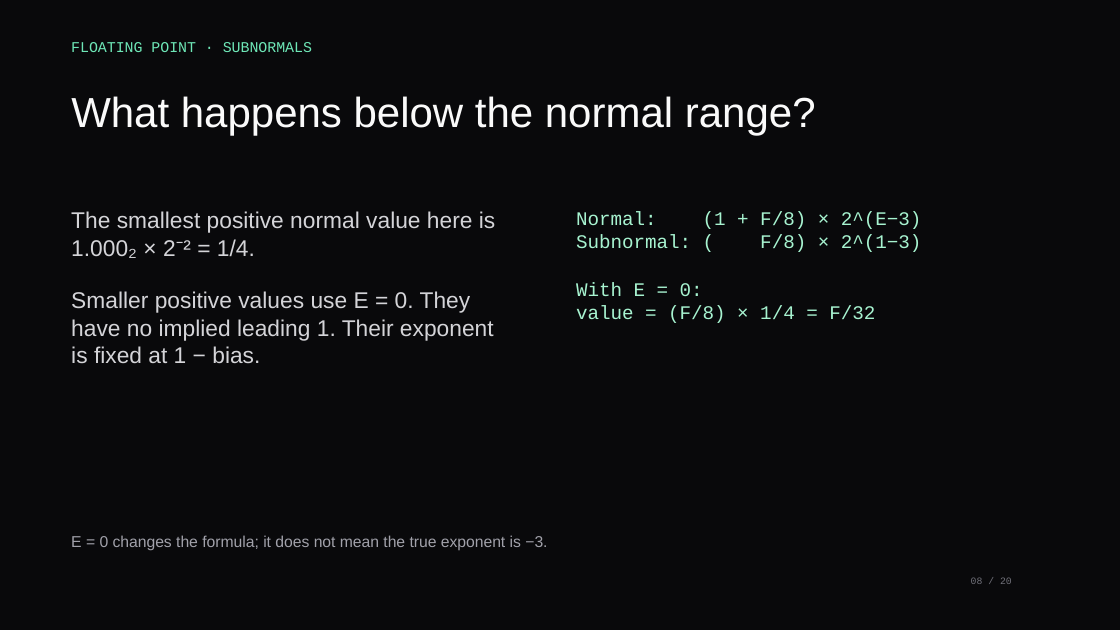
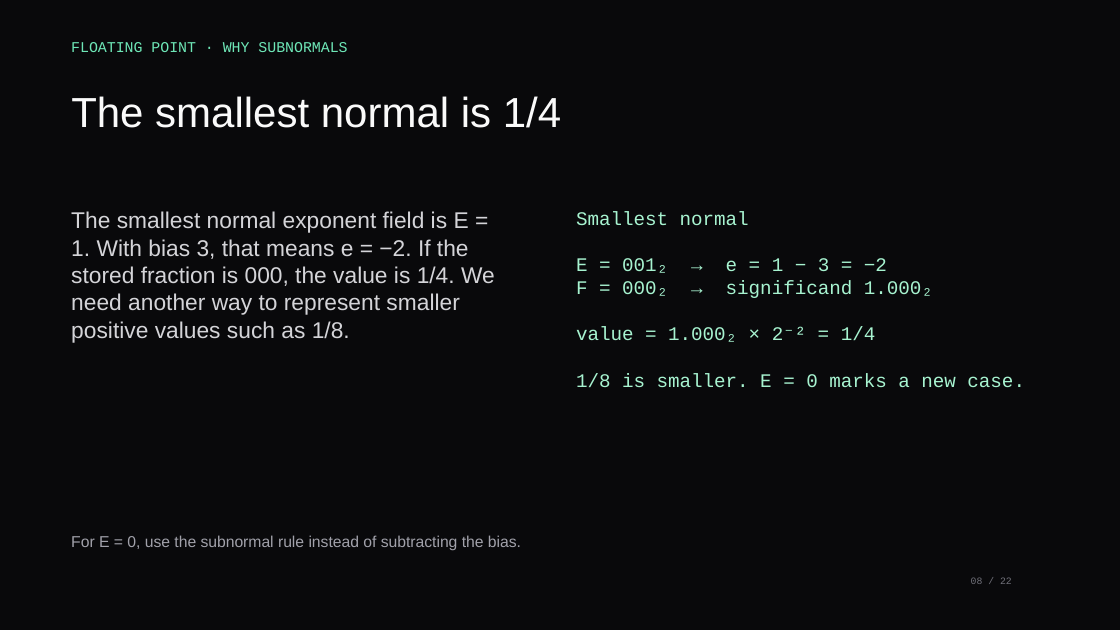
Before and after one commit to xsebby/portfolio, a slide deck: slide 8 of public/presentations/CS211_Recitation_3.pptx. Drawn at 1120x630 pixels with LibreOffice and Linux fonts; fonts in the diff are those of the drawing. Boxes give left, top, right and bottom in pixels: in the first picture for what was removed or moved away, otherwise in the second. Text is boxed around its words. In the diff, an @@ line names an element or a change of style, - is before the commit and + after.

Commit message:
Clarify exponent bias and subnormal values

```diff
--- a/public/presentations/CS211_Recitation_3.pptx
+++ b/public/presentations/CS211_Recitation_3.pptx
@@ text at [71, 42, 347, 52]: text changed @@
-FLOATING POINT · SUBNORMALS
+FLOATING POINT · WHY SUBNORMALS
@@ text at [71, 96, 561, 128]: text changed @@
-What happens below the normal range?
+The smallest normal is 1/4
@@ text at [71, 211, 495, 343]: text changed @@
-The smallest positive normal value here is 1.000₂ × 2⁻² = 1/4.
-Smaller positive values use E = 0. They have no implied leading 1. Their exponent is fixed at 1 − bias.
+The smallest normal exponent field is E = 1. With bias 3, that means e = −2. If the stored fraction is 000, the value is 1/4. We need another way to represent smaller positive values such as 1/8.
@@ text at [576, 211, 1025, 388]: text changed @@
-Normal: (1 + F/8) × 2^(E−3)
-Subnormal: ( F/8) × 2^(1−3)
-With E = 0:
-value = (F/8) × 1/4 = F/32
+Smallest normal
+E = 001₂ → e = 1 − 3 = −2
+F = 000₂ → significand 1.000₂
+value = 1.000₂ × 2⁻² = 1/4
+1/8 is smaller. E = 0 marks a new case.
@@ text at [71, 535, 521, 550]: text changed @@
-E = 0 changes the formula; it does not mean the true exponent is −3.
+For E = 0, use the subnormal rule instead of subtracting the bias.
```
Also in this commit, not shown: 19 other slides changed, 2 slides added, 1 other file.
